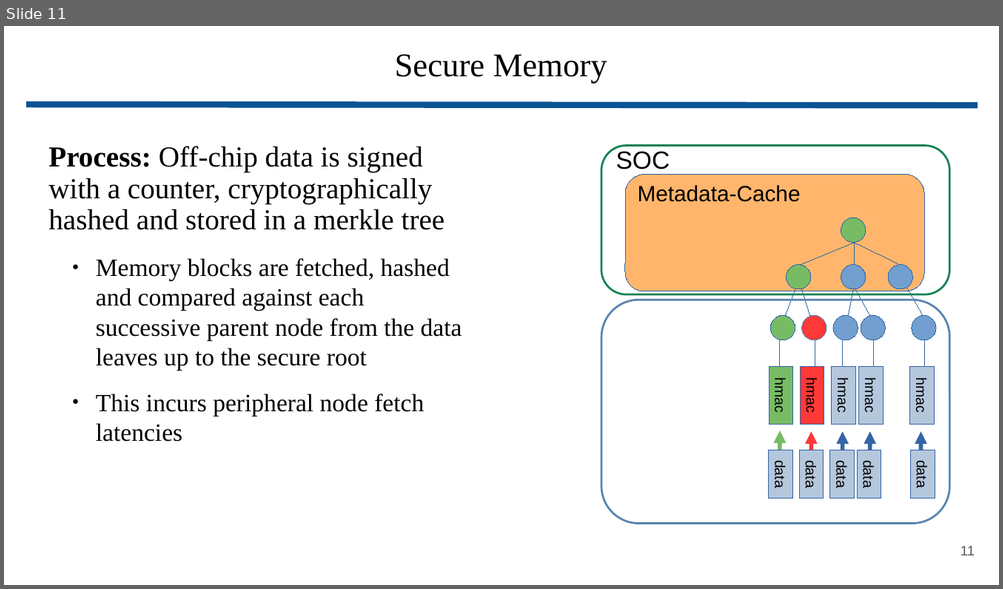
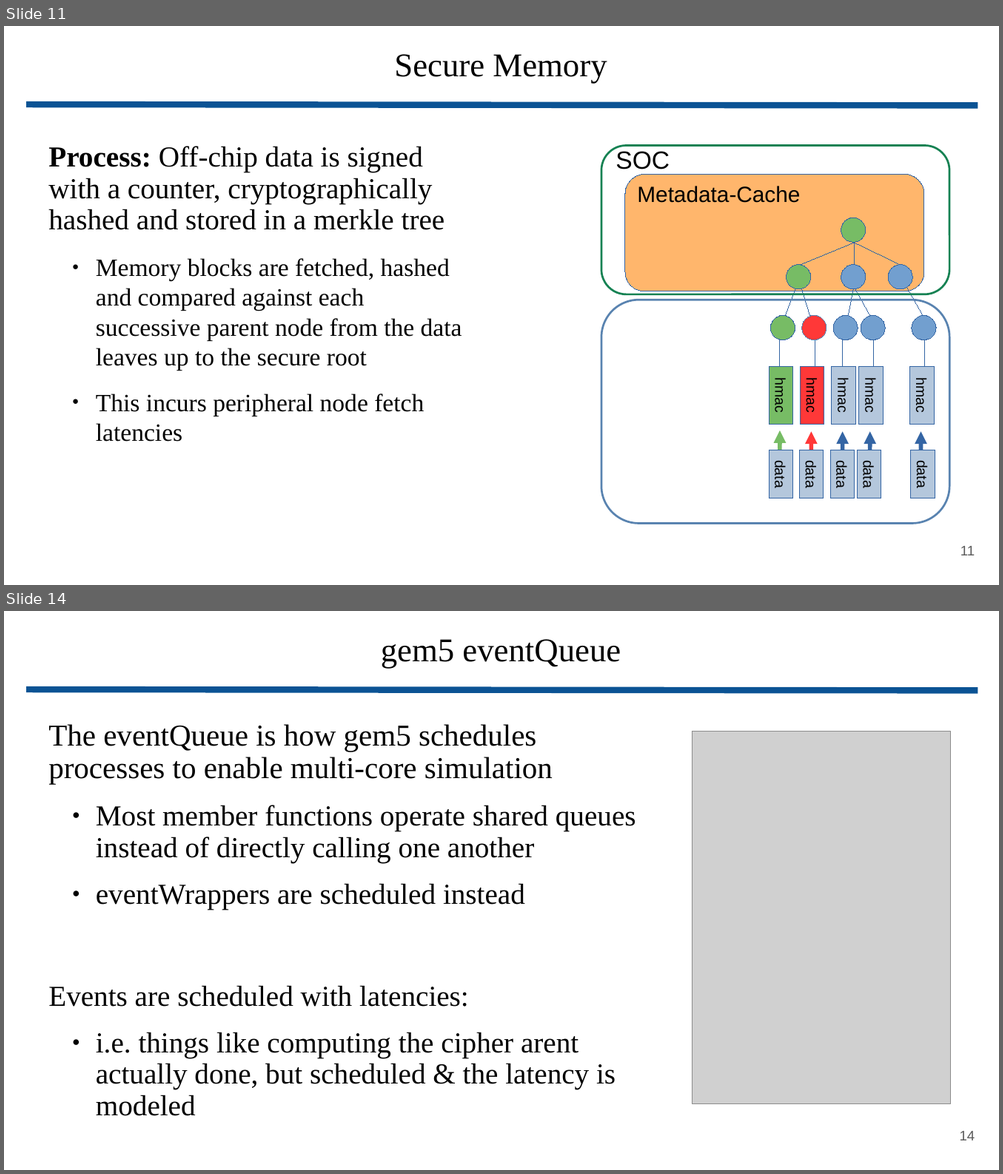
Before and after one commit to wbuziak/grad-research, a slide deck: resources/presentations/update.pptx. Shown one above the other, each under a label of ours: slide 11 before the commit, slides 11 and 14 after it; the slides between them are not shown. The pictures are 1003x589 and 1003x1174 pixels, drawn with LibreOffice and Linux fonts; fonts in the diff are those of the drawing; grey boxes stand for pictures. Boxes give left, top, right and bottom in pixels: in the first picture for what was removed or moved away, otherwise in the second. Text is boxed around its words. In the diff, an @@ line names an element or a change of style, - is before the commit and + after.

```diff
--- a/resources/presentations/update.pptx
+++ b/resources/presentations/update.pptx
@@ slide 14 added at (x1=4, y1=611, x2=999, y2=1170), background #FFFFFF @@
@@ title added at (x1=381, y1=639, x2=620, y2=669), 24 pt, text #000000 @@
+gem5 eventQueue
@@ line added from (26, 689) to (978, 691), #0B5394 4.51 pt @@
@@ text added at (x1=48, y1=724, x2=636, y2=1090), 21 pt, text #000000 @@
+The eventQueue is how gem5 schedules processes to enable multi-core simulation
+  ● Most member functions operate shared queues instead of directly calling one another
+  ● eventWrappers are scheduled instead
+Events are scheduled with latencies:
+  ● i.e. things like computing the cipher arent actually done, but scheduled & the latency is modeled
@@ picture added at (x1=692, y1=732, x2=950, y2=1105) @@
@@ page number added at (x1=959, y1=1131, x2=975, y2=1141), 10 pt, text #595959 @@
+14
```
Also in this commit, not shown: 7 slides changed, 11 other slides added, 2 other files.
